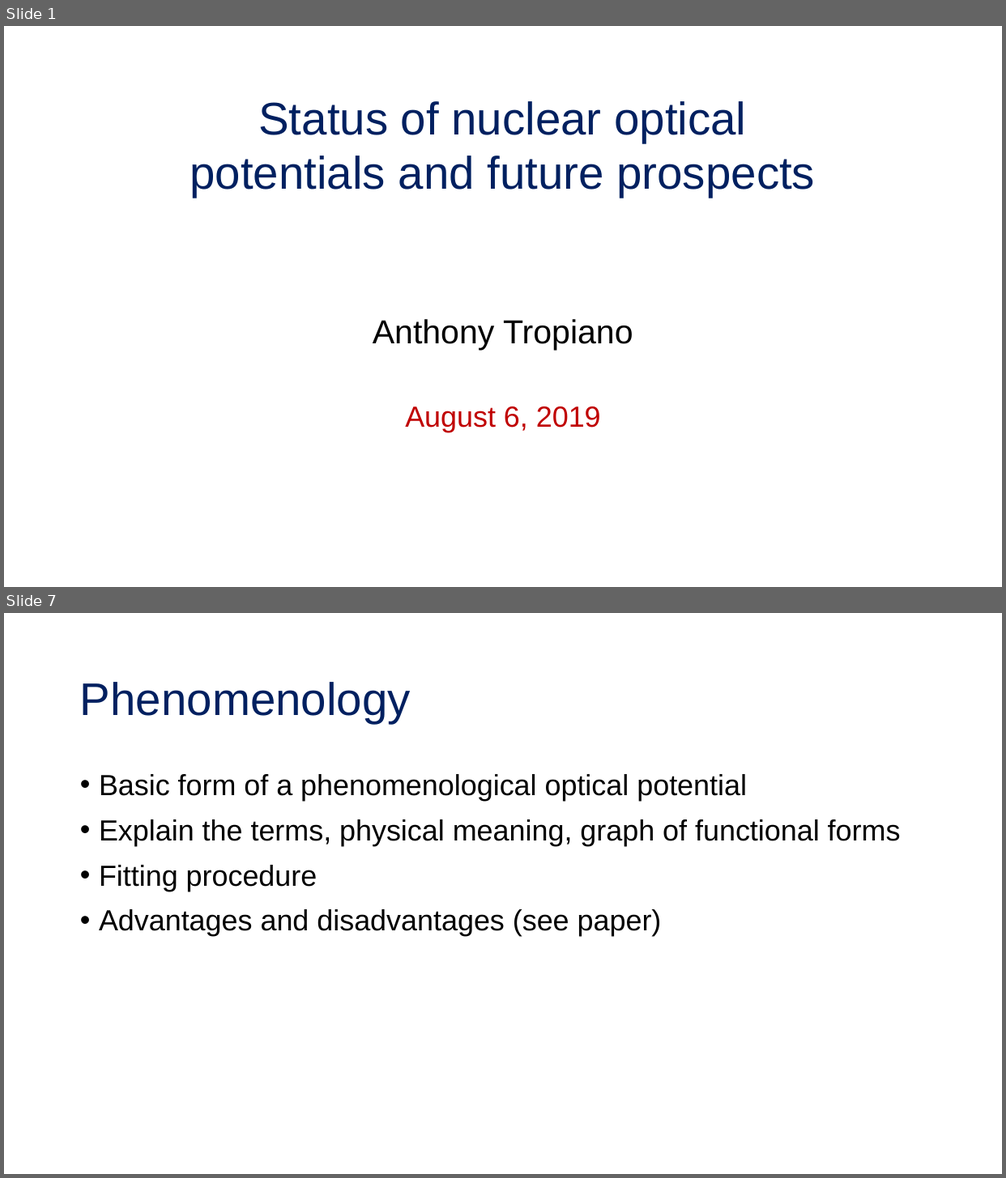
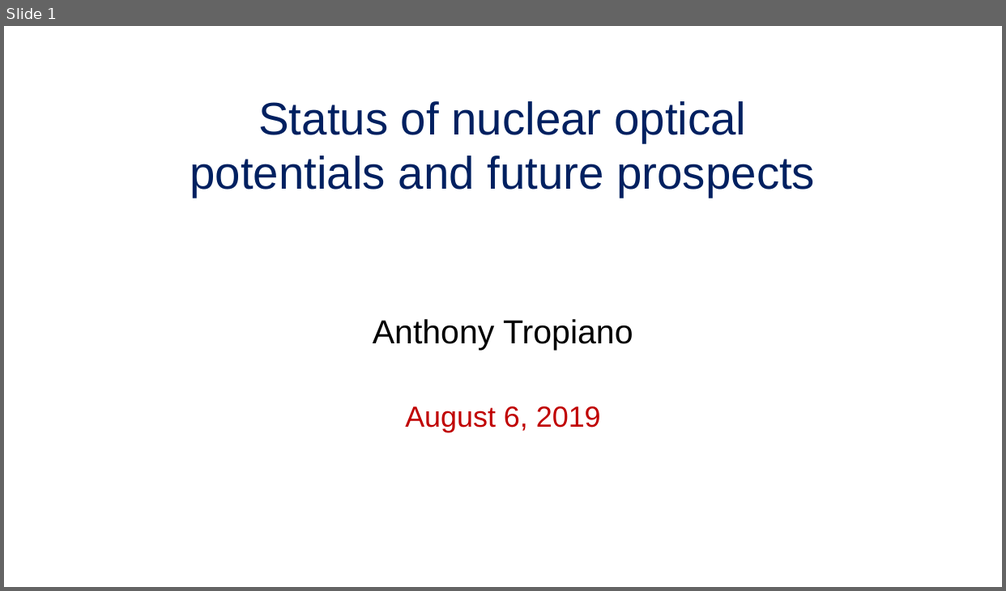
Before and after one commit to tropiano4/tropiano-srg, a slide deck: Presentations/Candidacy_2019/candidacy_presentation.pptx. Shown one above the other, each under a label of ours: slides 1 and 7 before the commit, slide 1 after it; the slides between them are not shown. The pictures are 1006x1178 and 1006x591 pixels, drawn with LibreOffice and Linux fonts; fonts in the diff are those of the drawing. Boxes give left, top, right and bottom in pixels: in the first picture for what was removed or moved away, otherwise in the second. Text is boxed around its words. In the diff, an @@ line names an element or a change of style, - is before the commit and + after.

```diff
--- a/Presentations/Candidacy_2019/candidacy_presentation.pptx
+++ b/Presentations/Candidacy_2019/candidacy_presentation.pptx
@@ slide 7 removed at bbox=[4, 613, 1002, 1174], background #FFFFFF @@
@@ title removed at bbox=[80, 682, 411, 723] @@
-Phenomenology
@@ text removed at bbox=[99, 774, 901, 936] @@
-• Basic form of a phenomenological optical potential
-• Explain the terms, physical meaning, graph of functional forms
-• Fitting procedure
-• Advantages and disadvantages (see paper)
```
Also in this commit, not shown: 7 slides changed, 39 slides added, 13 other slides removed, 1 other file.
